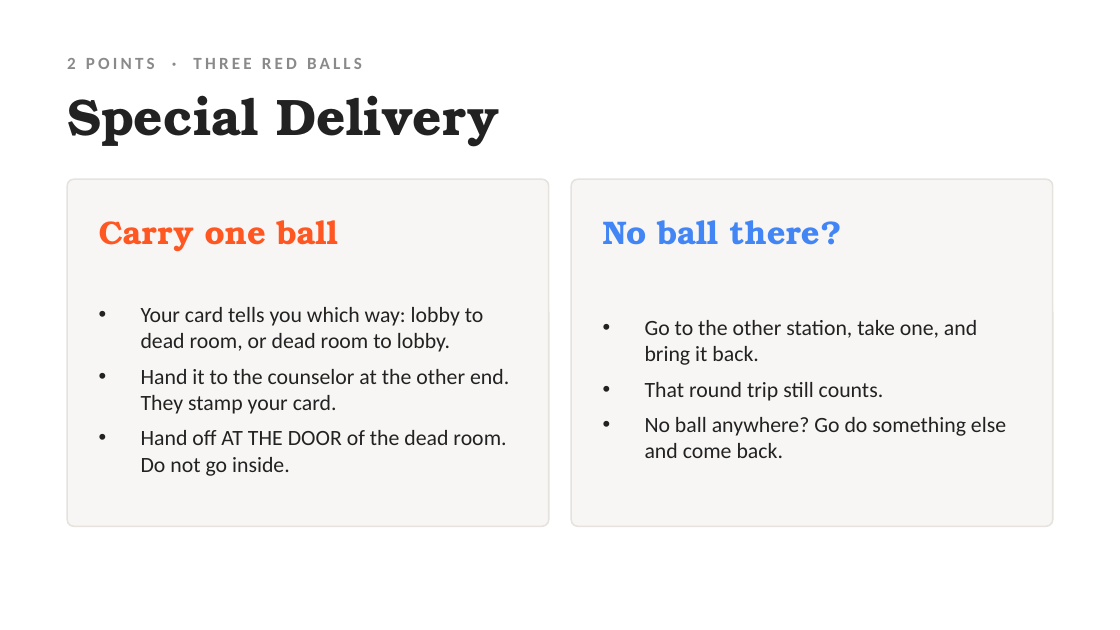
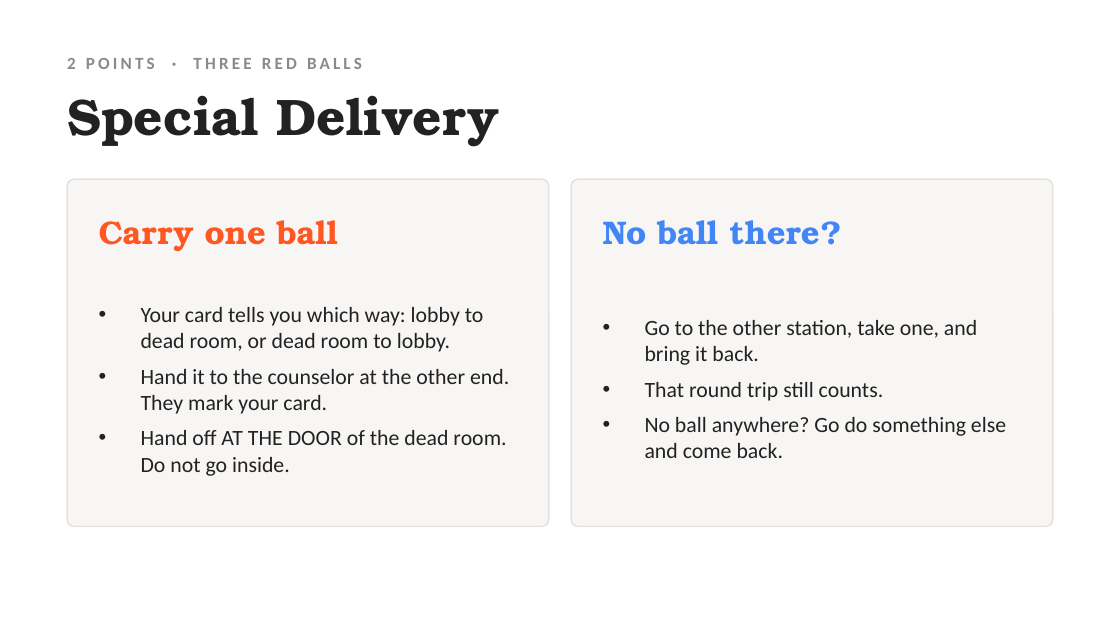
Before and after one commit to vrwarp/wolves-among-us, a slide deck: slide 12 of deck/among-us-footprints.pptx. Drawn at 1120x630 pixels with LibreOffice and Linux fonts; fonts in the diff are those of the drawing. Boxes give left, top, right and bottom in pixels: in the first picture for what was removed or moved away, otherwise in the second. Text is boxed around its words. In the diff, an @@ line names an element or a change of style, - is before the commit and + after.

```diff
--- a/deck/among-us-footprints.pptx
+++ b/deck/among-us-footprints.pptx
@@ text at bbox=[141, 369, 509, 414]: text changed @@
-• Hand it to the counselor at the other end. They stamp your card.
+• Hand it to the counselor at the other end. They mark your card.
```
Also in this commit, not shown: 3 other slides changed, 3 other files.
